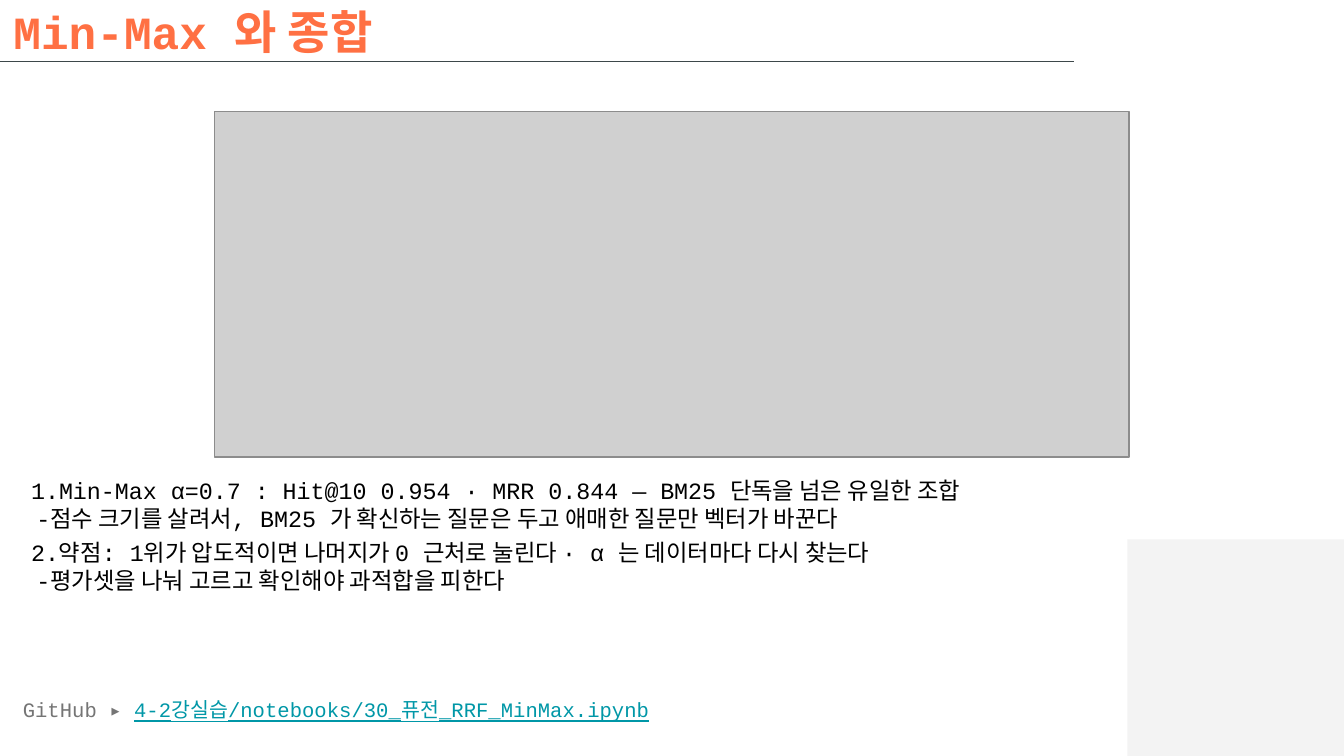
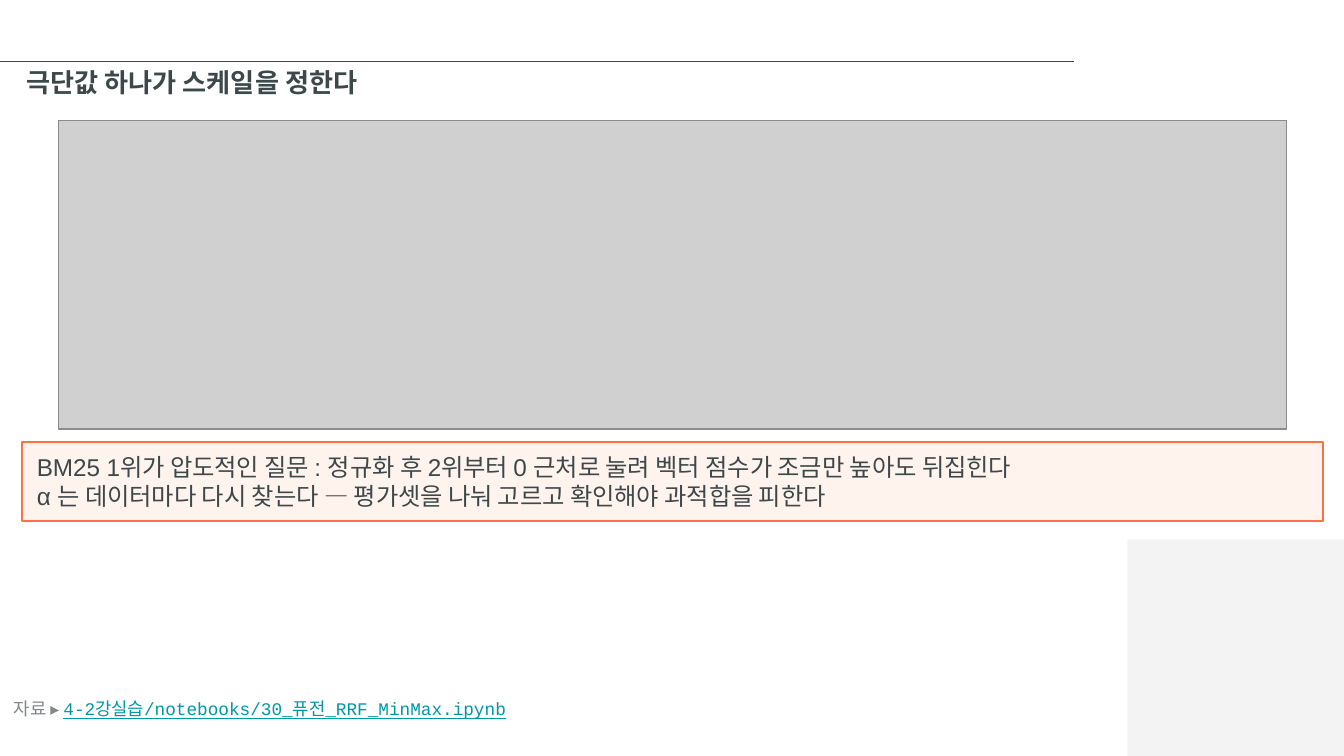
Before and after one commit to hikaMaeng/-ai-, a slide deck: slide 53 of 4-2강실습/slides/4-2강실습_벡터디비.pptx (slide 30 before the commit). Drawn at 1344x756 pixels with LibreOffice and Linux fonts; fonts in the diff are those of the drawing; grey boxes stand for pictures; background and template pictures are left out. Boxes give left, top, right and bottom in pixels: in the first picture for what was removed or moved away, otherwise in the second. Text is boxed around its words. In the diff, an @@ line names an element or a change of style, - is before the commit and + after.

```diff
--- a/4-2강실습/slides/4-2강실습_벡터디비.pptx
+++ b/4-2강실습/slides/4-2강실습_벡터디비.pptx
@@ title removed at (x1=13, y1=10, x2=373, y2=62) @@
-Min-Max 와 종합
@@ text added at (x1=26, y1=70, x2=357, y2=95), 14 pt, text #3D484A, bold @@
+극단값 하나가 스케일을 정한다
@@ picture resized from (x1=215, y1=112, x2=1129, y2=457) to (x1=58, y1=121, x2=1286, y2=430) @@
@@ rectangle added at (x1=22, y1=442, x2=1322, y2=521), fill #FFF3EE, outline #FF7043 1 pt, 13 pt, text #3D484A @@
+BM25 1위가 압도적인 질문 : 정규화 후 2위부터 0 근처로 눌려 벡터 점수가 조금만 높아도 뒤집힌다
+α 는 데이터마다 다시 찾는다 — 평가셋을 나눠 고르고 확인해야 과적합을 피한다
@@ text removed at (x1=31, y1=479, x2=960, y2=591) @@
-1.Min-Max α=0.7 : Hit@10 0.954 · MRR 0.844 — BM25 단독을 넘은 유일한 조합
--점수 크기를 살려서, BM25 가 확신하는 질문은 두고 애매한 질문만 벡터가 바꾼다
-2.약점: 1위가 압도적이면 나머지가 0 근처로 눌린다 · α 는 데이터마다 다시 찾는다
--평가셋을 나눠 고르고 확인해야 과적합을 피한다
@@ text at (x1=14, y1=700, x2=505, y2=719): text changed; size 11 to 9.5 pt @@
-GitHub ▸ 4-2강실습/notebooks/30_퓨전_RRF_MinMax.ipynb
+자료 ▸ 4-2강실습/notebooks/30_퓨전_RRF_MinMax.ipynb
```
Also in this commit, not shown: 22 other slides changed, 36 slides added, 11 slides removed, 3 other files.
